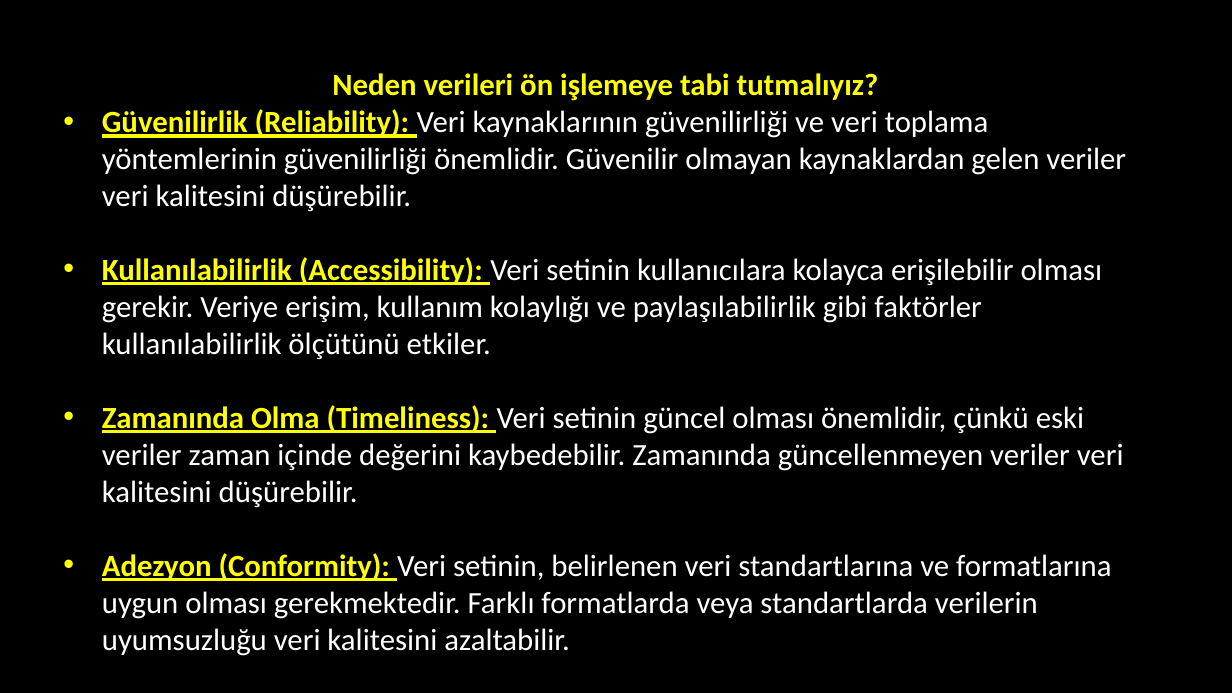
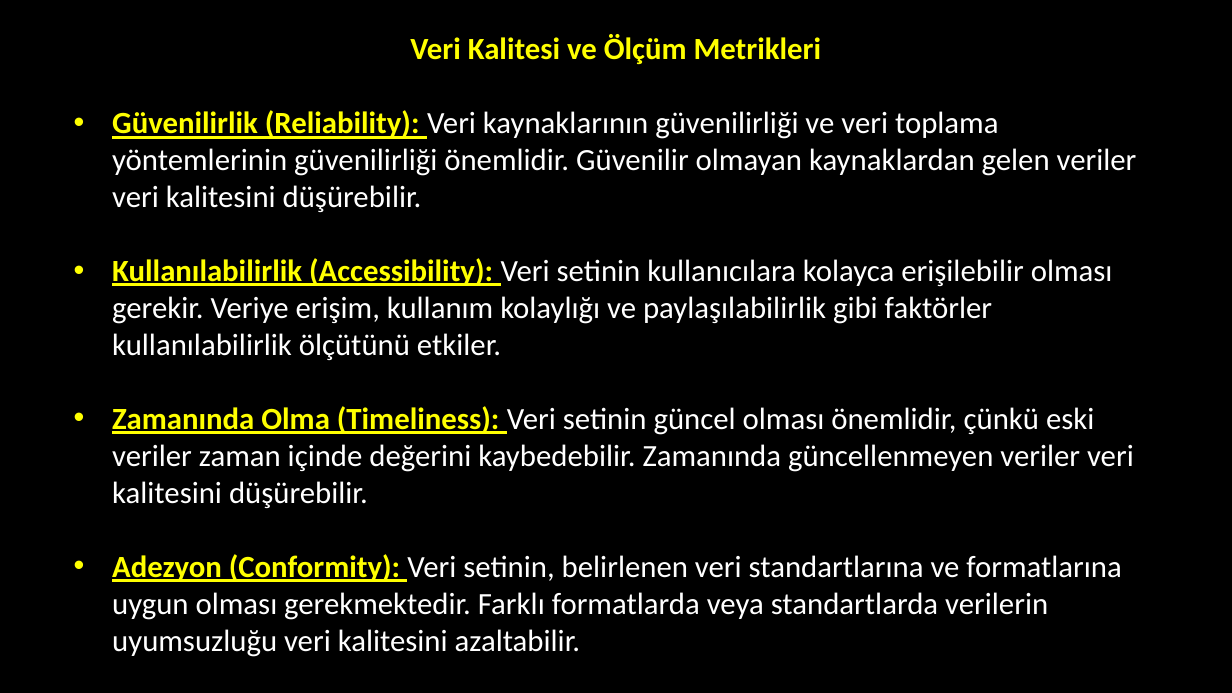
Before and after one commit to akaraci/Makine-Ogrenmesi, a slide deck: slide 42 of Sunular/MÖT-Hafta-2.pptx (slide 34 before the commit). Drawn at 1232x693 pixels with LibreOffice and Linux fonts; fonts in the diff are those of the drawing. Boxes give left, top, right and bottom in pixels: in the first picture for what was removed or moved away, otherwise in the second. Text is boxed around its words. In the diff, an @@ line names an element or a change of style, - is before the commit and + after.

```diff
--- a/Sunular/MÖT-Hafta-2.pptx
+++ b/Sunular/MÖT-Hafta-2.pptx
@@ text "Veri Kalitesi ve Ölçüm Metrikleri": place and size @@
-text "Veri Kalitesi ve Ölçüm Metrikleri" at [102,73,1126,656]
+text "Veri Kalitesi ve Ölçüm Metrikleri" at [112,34,1137,657]
@@ text at [410,34,822,64]: text changed @@
-Neden verileri ön işlemeye tabi tutmalıyız?
+Veri Kalitesi ve Ölçüm Metrikleri
```
Also in this commit, not shown: 9 other slides changed, 9 slides added, 1 slide removed.
